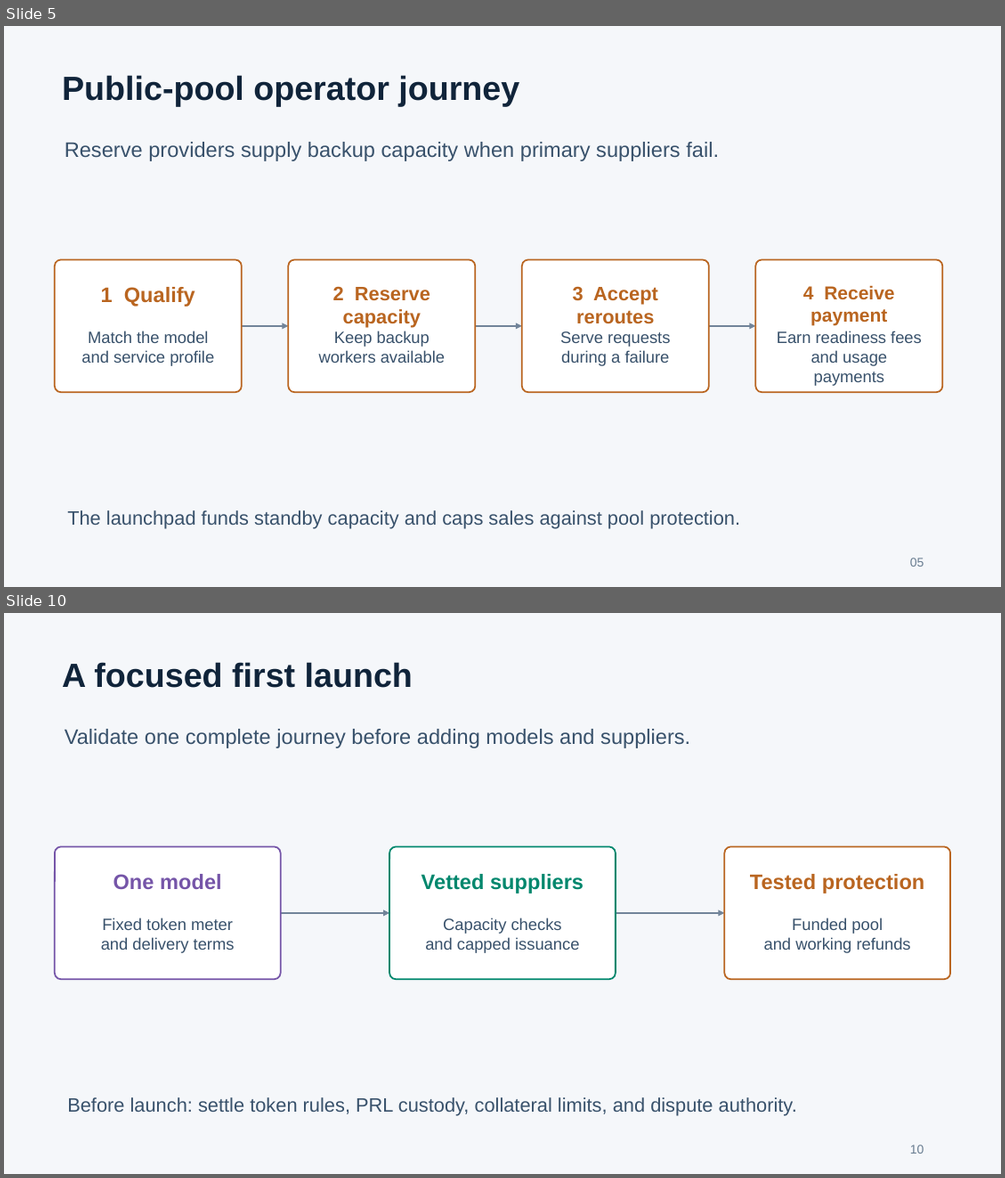
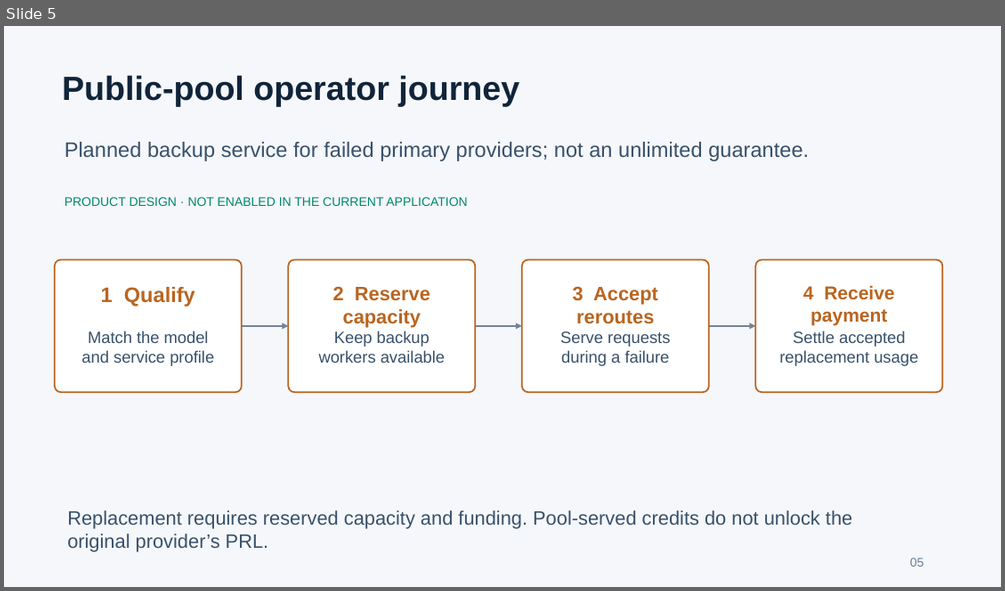
Before and after one commit to xgaozoyoe/cc-launchpad-router, a slide deck: apps/launchpad/public/whitepaper/ai-computing-credit-launchpad.pptx. Shown one above the other, each under a label of ours: slides 5 and 10 before the commit, slide 5 after it; the slides between them are not shown. The pictures are 1005x1178 and 1005x591 pixels, drawn with LibreOffice and Linux fonts; fonts in the diff are those of the drawing. Boxes give left, top, right and bottom in pixels: in the first picture for what was removed or moved away, otherwise in the second. Text is boxed around its words. In the diff, an @@ line names an element or a change of style, - is before the commit and + after.

Commit message:
Clarify white paper flows and proportional collateral release

```diff
--- a/apps/launchpad/public/whitepaper/ai-computing-credit-launchpad.pptx
+++ b/apps/launchpad/public/whitepaper/ai-computing-credit-launchpad.pptx
@@ slide 10 removed at box(4, 613, 1001, 1174), background #F5F7FA @@
@@ text removed at box(62, 662, 413, 688) @@
-A focused first launch
@@ text removed at box(65, 729, 690, 748) @@
-Validate one complete journey before adding models and suppliers.
@@ rounded rectangle removed at box(55, 846, 281, 979) @@
@@ rounded rectangle removed at box(390, 846, 615, 979) @@
@@ rounded rectangle removed at box(725, 846, 951, 979) @@
@@ text removed at box(113, 874, 222, 889) @@
-One model
@@ text removed at box(421, 874, 583, 893) @@
-Vetted suppliers
@@ text removed at box(750, 874, 924, 893) @@
-Tested protection
@@ text removed at box(101, 917, 235, 953) @@
-Fixed token meter
-and delivery terms
@@ arrow removed from (281, 913) to (390, 913) @@
@@ text removed at box(425, 917, 579, 953) @@
-Capacity checks
-and capped issuance
@@ arrow removed from (615, 913) to (725, 913) @@
@@ text removed at box(764, 917, 911, 953) @@
-Funded pool
-and working refunds
@@ text removed at box(67, 1097, 797, 1116) @@
-Before launch: settle token rules, PRL custody, collateral limits, and dispute authority.
@@ text removed at box(910, 1144, 924, 1153) @@
-10
@@ slide 5 changed as well @@
@@ text at box(65, 142, 809, 161): text changed @@
-Reserve providers supply backup capacity when primary suppliers fail.
+Planned backup service for failed primary providers; not an unlimited guarantee.
@@ text added at box(65, 197, 467, 206), 12 pt, text #00876D @@
+PRODUCT DESIGN · NOT ENABLED IN THE CURRENT APPLICATION
@@ text at box(779, 330, 918, 366): text changed @@
-Earn readiness fees
-and usage payments
+Settle accepted
+replacement usage
@@ text at box(67, 510, 852, 552): text changed @@
-The launchpad funds standby capacity and caps sales against pool protection.
+Replacement requires reserved capacity and funding. Pool-served credits do not unlock the original provider’s PRL.
```
Also in this commit, not shown: 7 other slides changed, 2 slides added, 1 other slide removed, 1 other file.
